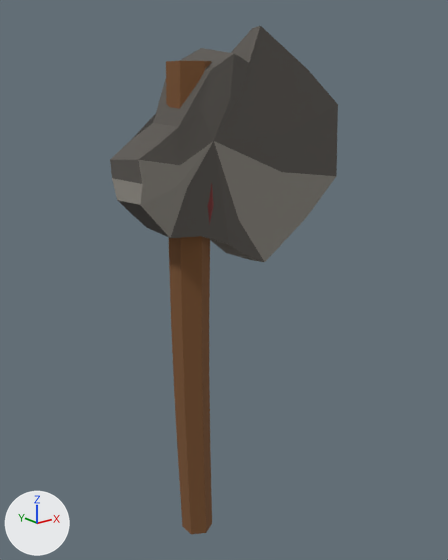
Renders of the FBX model Assets/Art/Props/WeaponPack/wpn_axe_01.fbx from each side of a commit.
One viewpoint serves both versions: a 50 mm lens placed at (-0.696, -0.968, 0.958), pointed at (0.102, 0.03, 0.559). Arrows for +X, +Y and +Z are at lower left; the lights stay in place. The picture after the commit comes second. Where no turn or scale is listed for an object, it has been applied to the vertices.

Before the edit, the objects in view are built like this:
```python
me_wpn_axe_01_009 = bpy.data.meshes.new('wpn_axe_01.009')
me_wpn_axe_01_009.from_pydata(...)  # 128 vertices, 96 faces; spans x -0.149..0.408, y -0.071..0.067, z 0.0..1.067
me_wpn_axe_01_009.materials.append(mat_weaponpalette)  # picture img_weapon_palette_png
ob_wpn_axe_01 = bpy.data.objects.new('wpn_axe_01', me_wpn_axe_01_009)
ob_wpn_axe_01.location = (0.0, 0.0, 0.0)
```
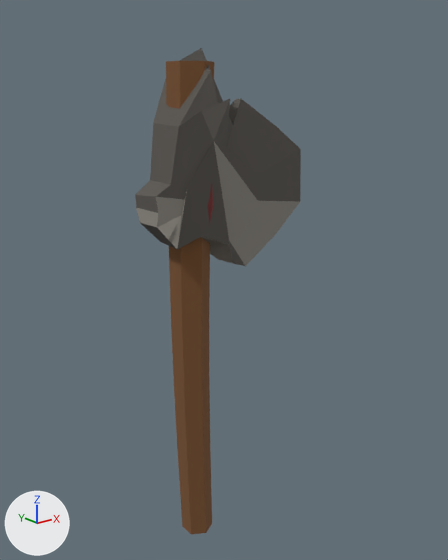
Where the change shows, as pixel boxes [x1, y1, x2, y2] in the pictures (448 x 560 px; the box of a moved part takes in the faces that stretch with it):
```json
{"object": "wpn_axe_01", "change": "reshaped", "before": [110, 26, 338, 534], "after": [135, 48, 301, 534], "on screen": "27% narrower"}
{"part": 1, "of": "me_wpn_axe_01_009", "change": "moved or reshaped", "before": [110, 26, 338, 262], "after": [135, 48, 301, 266]}
```

Edits to the scene script, one JSON object a line:
```json
{"block": "me_wpn_axe_01_009", "where": "# used by ob_wpn_axe_01; location = (0.0, 0.0, 0.0)"}
{"op": "remove", "block": "me_wpn_axe_01_009", "code": "me_wpn_axe_01_009.from_pydata(...)  # 128 vertices, 96 faces; spans x -0.149..0.408, y -0.071..0.067, z 0.0..1.067"}
{"op": "add", "block": "me_wpn_axe_01_009", "code": "me_wpn_axe_01_009.from_pydata(...)  # 128 vertices, 96 faces; spans x -0.107..0.294, y -0.071..0.067, z 0.0..1.027"}
{"block": "me_wpn_axe_01_009", "change": "me_wpn_axe_01_009 part 1: 44 of the vertices in x -0.149..0.408, y -0.063..0.056, z 0.594..1.067 are scaled about their middle by 0.72, then moved by (-0.036, 0.001, -0.066)"}
```
